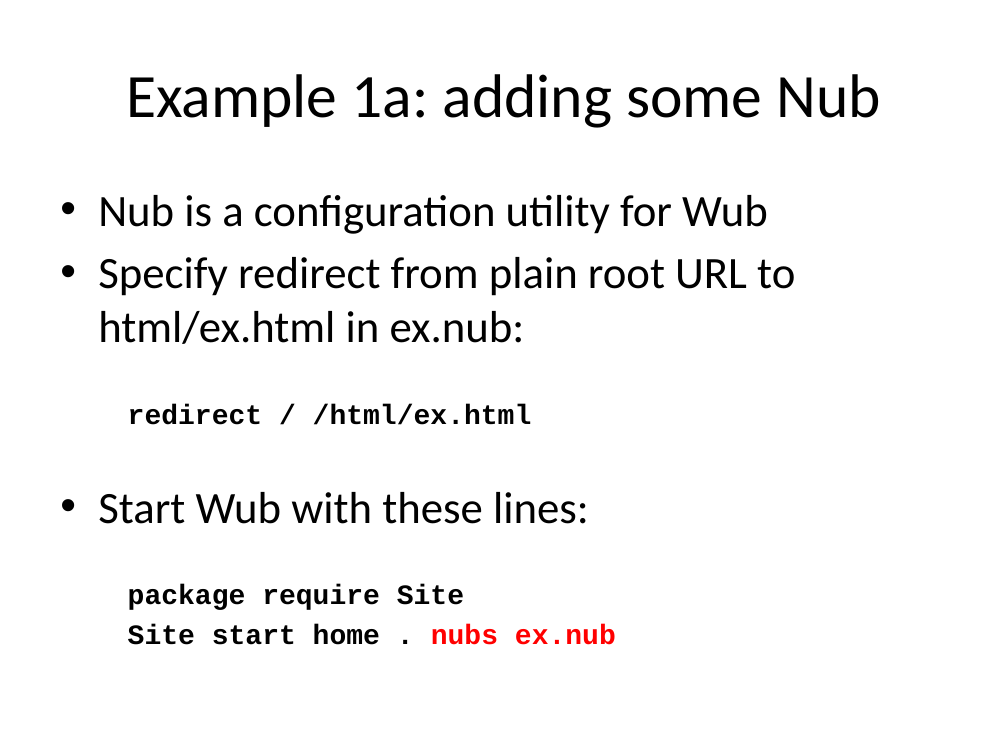
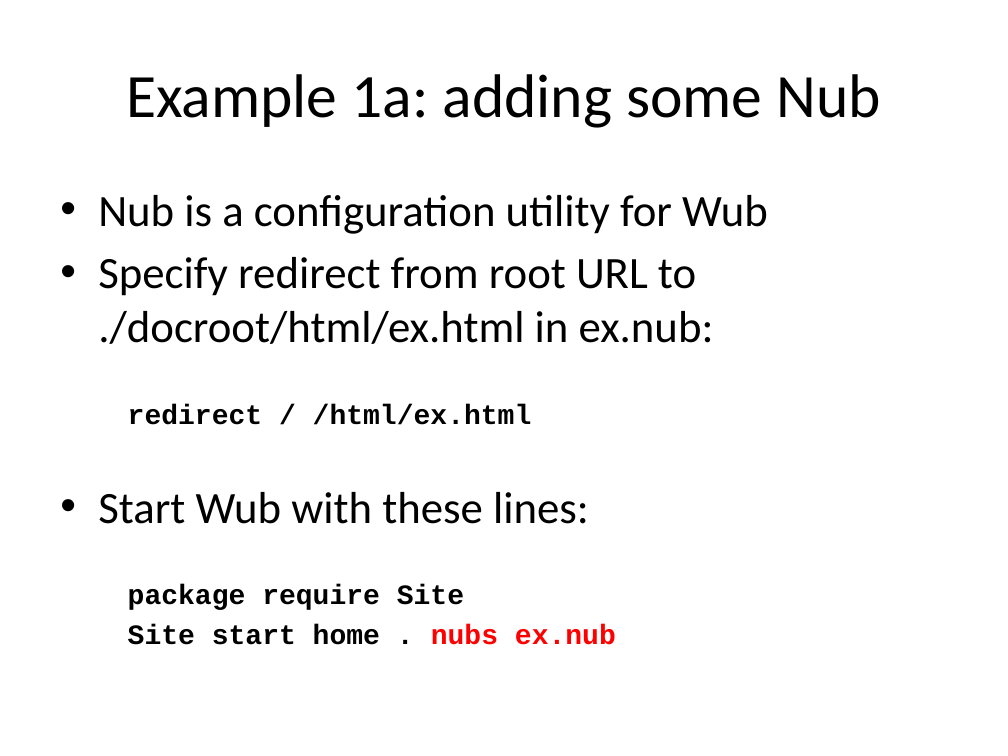
Before and after one commit to jdc8/wubwikit, a slide deck: slide 12 of wubexamples/Lets_Wub.pptx (slide 11 before the commit). Drawn at 1008x756 pixels with LibreOffice and Linux fonts; fonts in the diff are those of the drawing; background and template pictures are left out. Boxes give left, top, right and bottom in pixels: in the first picture for what was removed or moved away, otherwise in the second. Text is boxed around its words. In the diff, an @@ line names an element or a change of style, - is before the commit and + after.

```diff
--- a/wubexamples/Lets_Wub.pptx
+++ b/wubexamples/Lets_Wub.pptx
@@ text at (98, 257, 714, 344): text changed @@
-• Specify redirect from plain root URL to html/ex.html in ex.nub:
+• Specify redirect from root URL to ./docroot/html/ex.html in ex.nub:
```
Also in this commit, not shown: 3 other slides changed, 3 slides added.
